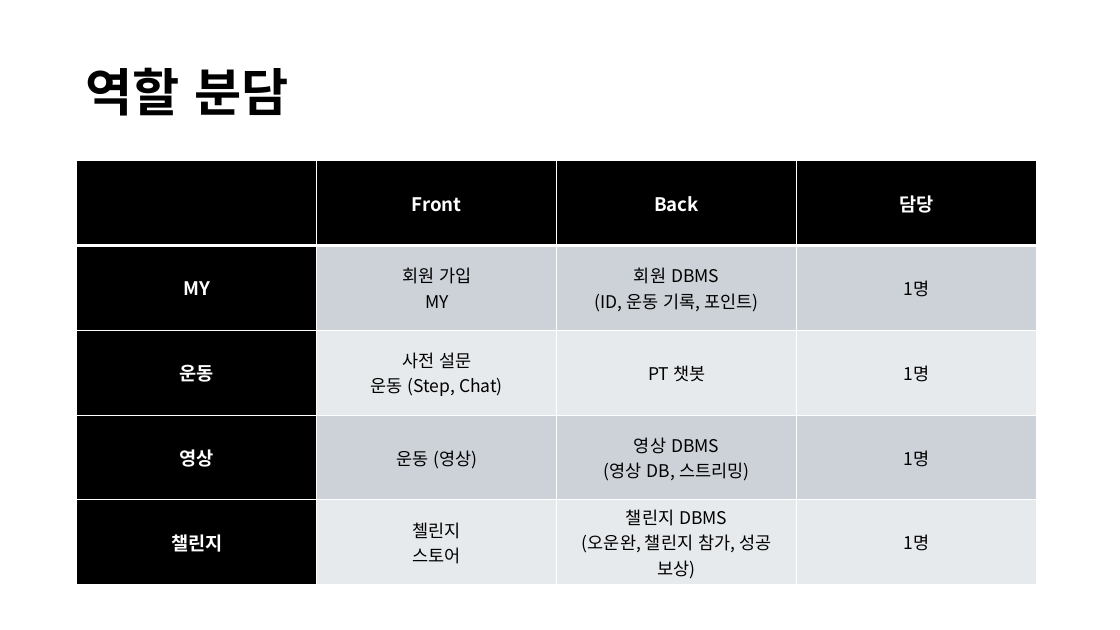
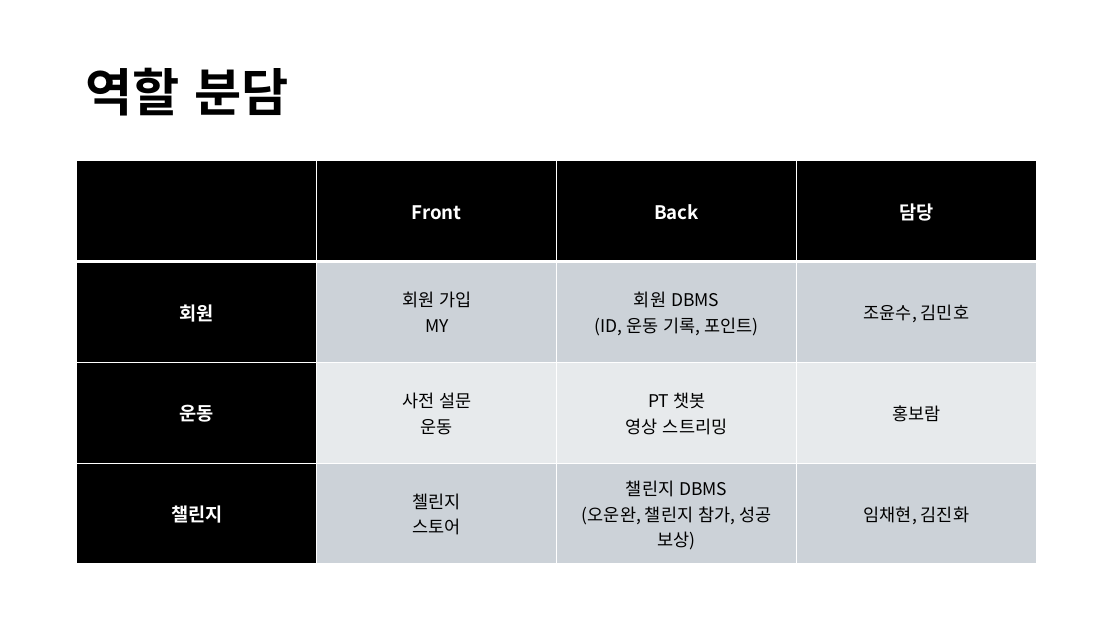
Before and after one commit to Brian-Hong-KR/Gymunity, a slide deck: slide 8 of Doc/프로젝트발표.pptx (slide 7 before the commit). Drawn at 1120x630 pixels with LibreOffice and Linux fonts; fonts in the diff are those of the drawing. Boxes give left, top, right and bottom in pixels: in the first picture for what was removed or moved away, otherwise in the second. Text is boxed around its words. In the diff, an @@ line names an element or a change of style, - is before the commit and + after.

```diff
--- a/Doc/프로젝트발표.pptx
+++ b/Doc/프로젝트발표.pptx
@@ table at <box>77,160,1038,564</box> @@
-row 2: MY | 회원 가입 / MY | 회원 DBMS / (ID, 운동 기록, 포인트) | 1명
-row 3: 운동 | 사전 설문 / 운동 (Step, Chat) | PT 챗봇 | 1명
-row 4: 영상 | 운동 (영상) | 영상 DBMS / (영상 DB, 스트리밍) | 1명
-row 5: 챌린지 | 첼린지 / 스토어 | 챌린지 DBMS / (오운완, 챌린지 참가, 성공 보상) | 1명
+row 2: 회원 | 회원 가입 / MY | 회원 DBMS / (ID, 운동 기록, 포인트) | 조윤수, 김민호
+row 3: 운동 | 사전 설문 / 운동 | PT 챗봇 / 영상 스트리밍 | 홍보람
+row 4: 챌린지 | 첼린지 / 스토어 | 챌린지 DBMS / (오운완, 챌린지 참가, 성공 보상) | 임채현, 김진화
```
Also in this commit, not shown: 6 other slides changed, 2 slides added, 29 other files.
